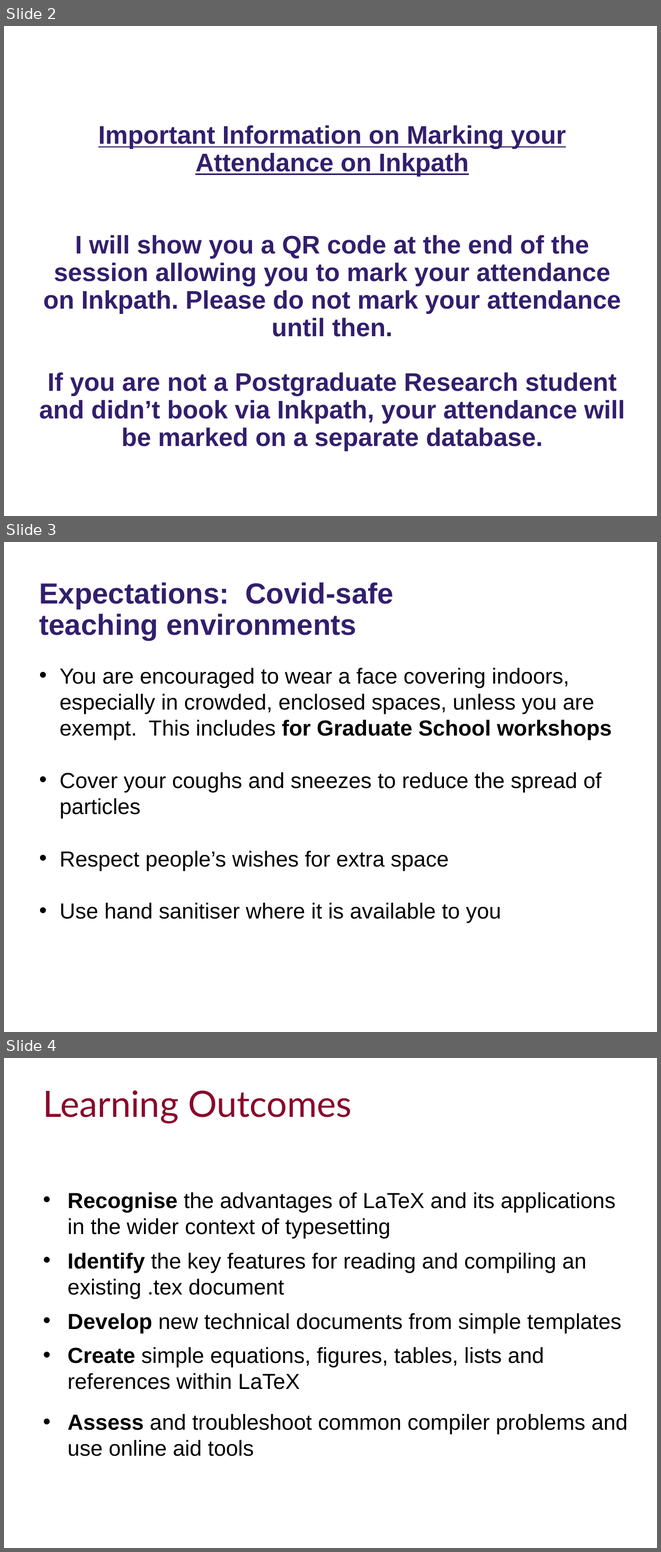
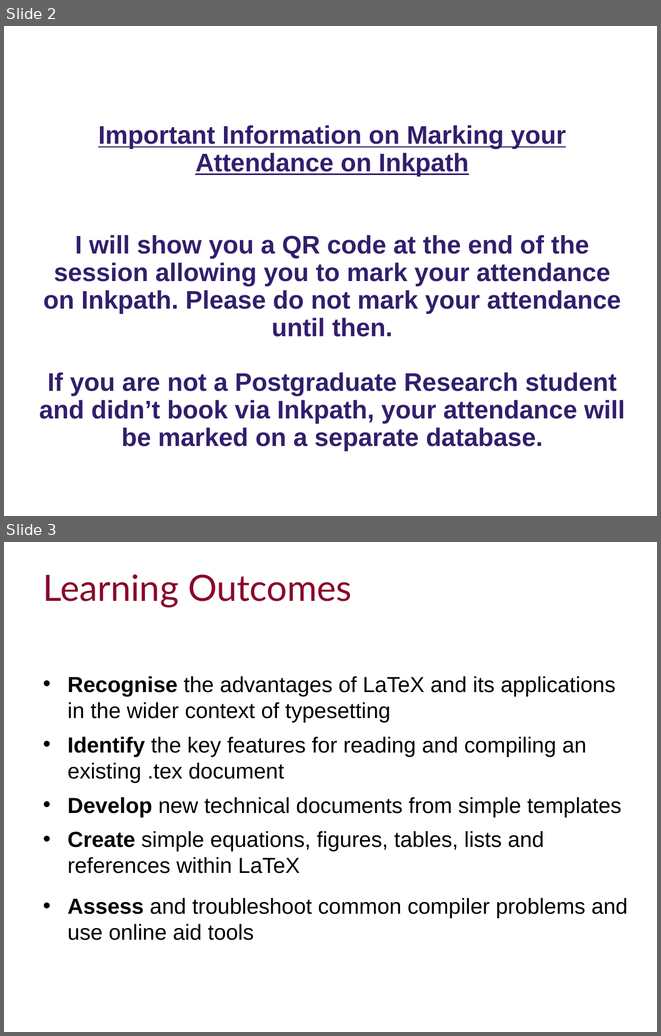
Before and after one commit to ImperialCollegeLondon/RCDS-introduction-to-latex, a slide deck: Intro to Latex Slides.pptx. Shown one above the other, each under a label of ours: slides 2, 3 and 4 before the commit, slides 2 and 3 after it. The pictures are 661x1552 and 661x1036 pixels, drawn with LibreOffice and Linux fonts; fonts in the diff are those of the drawing; background and template pictures are left out. Boxes give left, top, right and bottom in pixels: in the first picture for what was removed or moved away, otherwise in the second. Text is boxed around its words. In the diff, an @@ line names an element or a change of style, - is before the commit and + after.

Commit message:
Removed Covid instructions

```diff
--- a/Intro to Latex Slides.pptx
+++ b/Intro to Latex Slides.pptx
@@ slide 3 removed at (4,542,657,1032), background #FFFFFF @@
@@ text removed at (39,582,394,640) @@
-Expectations: Covid-safe teaching environments
@@ subtitle removed at (60,668,612,923) @@
-• You are encouraged to wear a face covering indoors, especially in crowded, enclosed spaces, unless you are exempt. This includes for Graduate School workshops
-• Cover your coughs and sneezes to reduce the spread of particles
-• Respect people’s wishes for extra space
-• Use hand sanitiser where it is available to you
@@ what was slide 4 is now slide 3 @@
```
